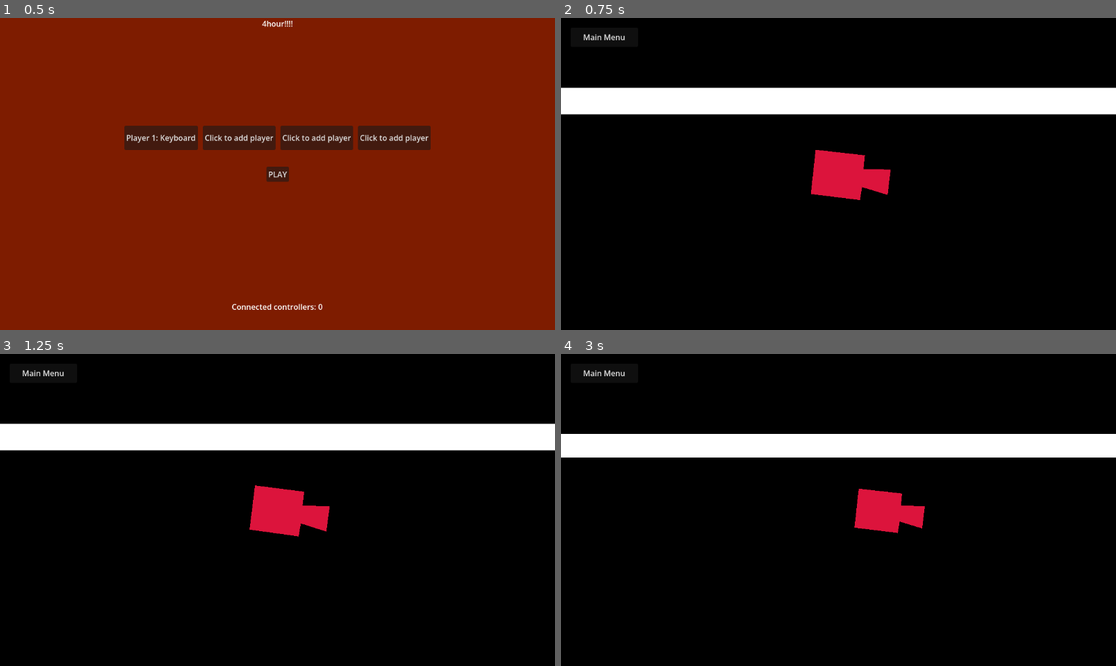
Above: before the commit, frames 1-4 (two rows, left to right).
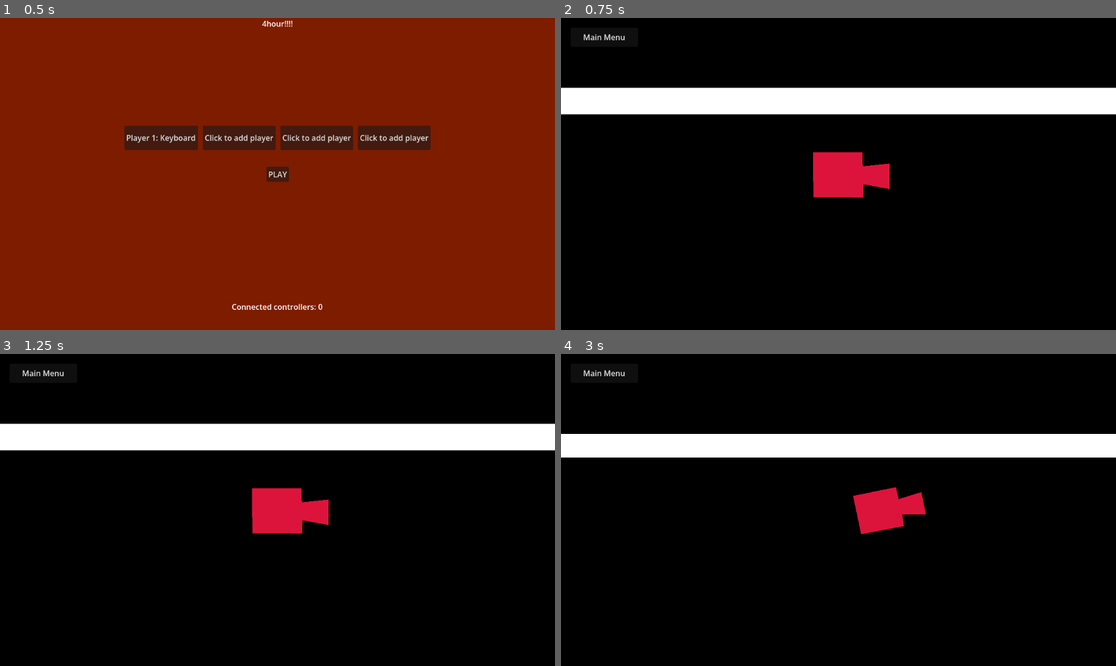
Above: after the commit, the same moments.

Repository: Henk-Studios/4hour
Game: Godot game, scene res://scenes/main.tscn
Same seed, same stepped clock (60 frames per second), same inputs: the game is played once before the commit and once after it.
Inputs (mouse positions are in pixels of both pictures, inside the frame that each line leads up to):
- Up to frame 1 (0.5 s): no input
- Up to frame 2 (0.75 s): click "PLAY" at 0.5 s
- Up to frame 3 (1.25 s): no input
- Up to frame 4 (3 s): click "Main Menu" at 1.25 s; click "PLAY" at 2 s; tap Enter at 2.75 s; move the mouse to (960, 494) at 2.77 s; hold D from 2.78 s (still down); tap R at 2.85 s

Frame 1 is identical in both runs. In frame 2, 0.3% of the frame differs, in the area x 45-60%, y 42-59%; in frame 3, 0.4%; in frame 4, 0.5%, in the area x 52-66%, y 42-58%.

Commit message:
fixed mouse aim

Diff:
--- a/4-hour/scripts/map.gd
+++ b/4-hour/scripts/map.gd
@@ -56,6 +56,7 @@
 			cam.position = player.position
 			vp.add_child(cam)
 
+			player.camera = cam
 			camera_targets.append({"camera": cam, "target": player})
 
 	Manager.scene.finish_loading()
--- a/4-hour/scripts/player.gd
+++ b/4-hour/scripts/player.gd
@@ -8,6 +8,7 @@
 
 var input_type: String = "keyboard"
 var device_id: int = -1
+var camera: Camera2D
 
 var left_action: String
 var right_action: String
@@ -84,7 +85,15 @@
     move_and_slide()
     if input_type == "keyboard":
         # Keyboard player looks at the mouse
-        look_at(get_global_mouse_position())
+        if camera:
+            # Convert screen mouse position to world coordinates using the camera
+            var viewport = camera.get_viewport()
+            var mouse_screen_pos = viewport.get_mouse_position()
+            var world_pos = camera.get_global_position()
+            # Account for camera zoom and viewport size
+            var viewport_size = viewport.get_visible_rect().size
+            world_pos += (mouse_screen_pos - viewport_size / 2.0) / camera.zoom
+            look_at(world_pos)
     else:
         # Controller players look using the right stick
         var aim_vector = Input.get_vector(aim_left_action, aim_right_action, aim_up_action, aim_down_action)
